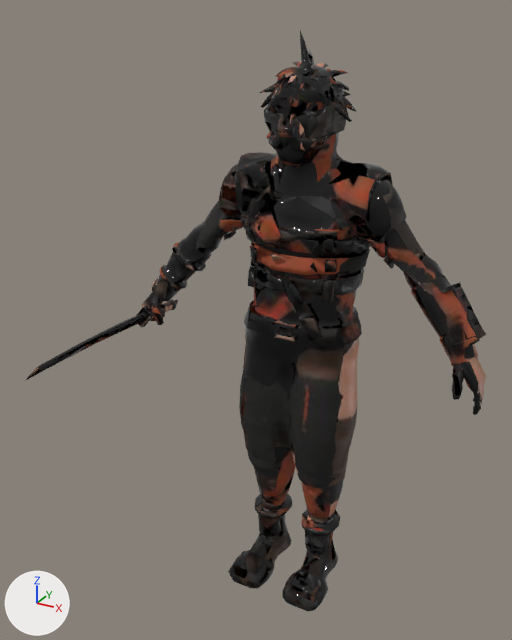
Two versions of the glTF model game/public/assets/characters/oath-01-ninja.glb, one commit apart.
Before and after are seen from a 50 mm camera at (0.896, -1.934, 1.956) aimed at (-0.047, -0.22, 1.099). Every picture has the same lights, and +X, +Y and +Z are marked at lower left. The first picture is the older version. Vertices at exactly the same position are counted once.

Script lines for the objects in view, before the commit:
```python
me_oath_01_ninja = bpy.data.meshes.new('oath-01-ninja')
me_oath_01_ninja.from_pydata(...)  # 11140 vertices, 23886 faces; spans x -0.6..0.61, y -0.7..0.17, z 0.0..1.9
me_oath_01_ninja.materials.append(mat_oath_01_ninja)
ob_oath_01_ninja = bpy.data.objects.new('oath-01-ninja', me_oath_01_ninja)
ob_oath_01_ninja.location = (0.0, 0.0, 0.0)
```
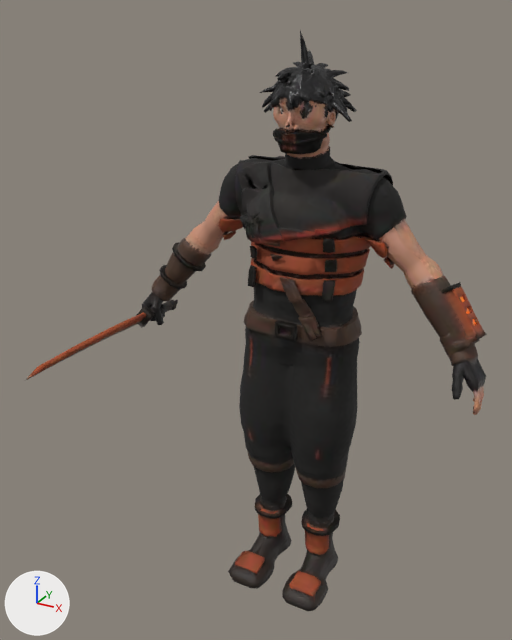
The change, as a list of edits to the scene's bpy script:
```text
Change me_oath_01_ninja:
    used by ob_oath_01_ninja; location = (0.0, 0.0, 0.0)
    remove me_oath_01_ninja.from_pydata(...)  # 11140 vertices, 23886 faces; spans x -0.6..0.61, y -0.7..0.17, z 0.0..1.9
    add me_oath_01_ninja.from_pydata(...)  # 11047 vertices, 23956 faces; spans x -0.6..0.61, y -0.7..0.17, z 0.0..1.9
    me_oath_01_ninja part 1: 359 vertices moved from x -0.21..0.25, y -0.13..0.17, z 1.36..1.76 to x -0.22..0.23, y -0.13..0.17, z 1.36..1.76; 852 vertices removed from x -0.23..0.25, y -0.14..0.15, z 1.14..1.78; 906 vertices added at x -0.23..0.25, y -0.13..0.15, z 1.14..1.78
    me_oath_01_ninja part 2: 7 vertices moved from x 0.08..0.17, y -0.13..0.08, z 0.09..0.26 to x 0.08..0.16, y -0.13..0.08, z 0.09..0.26; 14 vertices removed from x -0.15..0.17, y -0.14..0.07, z 0.09..0.26; 20 vertices added at x -0.15..0.17, y -0.13..0.08, z 0.09..0.26
    me_oath_01_ninja part 3: 8 vertices removed from x -0.56..-0.54, y -0.38..-0.21, z 0.95..0.99; 8 vertices added at x -0.56..-0.54, y -0.42..-0.2, z 0.95..0.98
    me_oath_01_ninja part 4: 17022 kept faces spanning x -0.6..0.61, y -0.7..0.17, z 0.0..1.9 get new texture (UV) coordinates
    other edits to the shape of me_oath_01_ninja do not show in these pictures
```

Location of each change, (x1, y1, x2, y2) in pixels of the pictures (512 x 640 px; the box of a moved part takes in the faces that stretch with it):
part 1 of me_oath_01_ninja, moved or reshaped
    before: (235, 77, 392, 223)
    after: (235, 70, 393, 223)
part 2 of me_oath_01_ninja, moved or reshaped
    both: (256, 494, 340, 572)
part 3 of me_oath_01_ninja, moved or reshaped
    before: (91, 321, 140, 346)
    after: (70, 321, 140, 357)
part 4 of me_oath_01_ninja, surface changed
    both: (25, 38, 486, 610)
